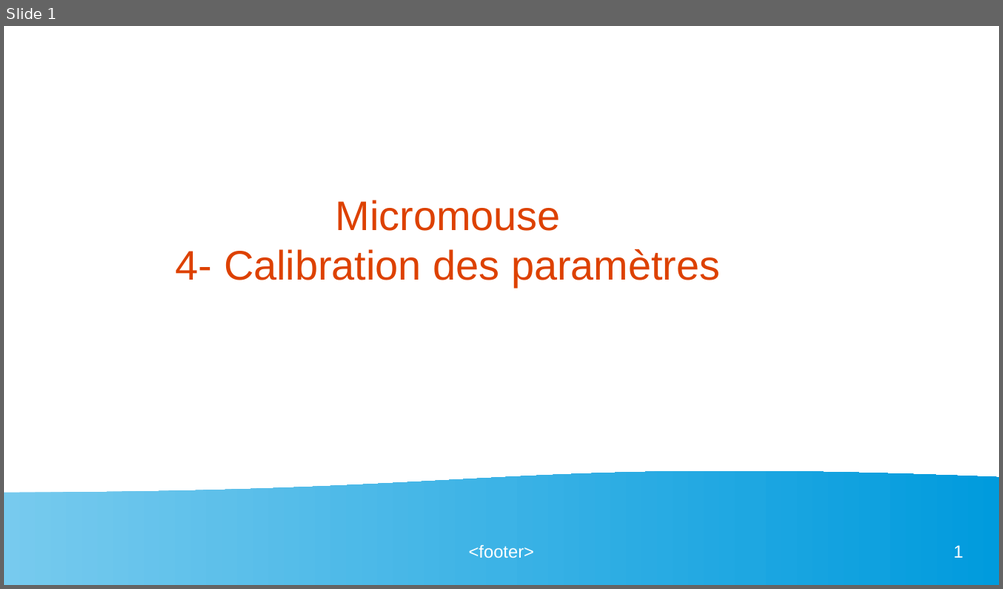
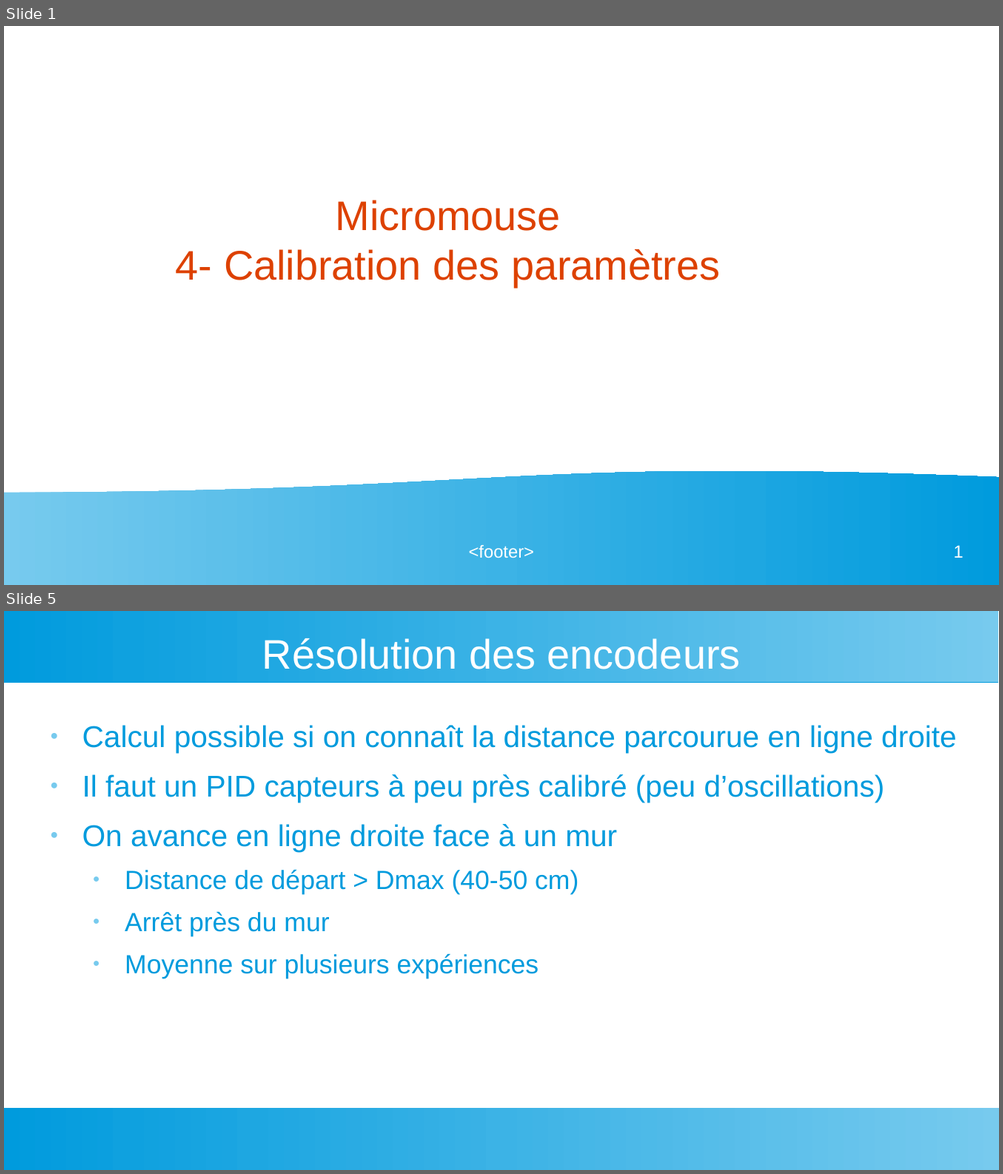
Before and after one commit to LaFabrickMassy/Projet-Fablab, a slide deck: Robotique/Micromouse/Documents/Micromouse -4-Calibration paramètres.odp. Shown one above the other, each under a label of ours: slide 1 before the commit, slides 1 and 5 after it; the slides between them are not shown. The pictures are 1003x589 and 1003x1174 pixels, drawn with LibreOffice and Linux fonts; fonts in the diff are those of the drawing. Boxes give left, top, right and bottom in pixels: in the first picture for what was removed or moved away, otherwise in the second. Text is boxed around its words. In the diff, an @@ line names an element or a change of style, - is before the commit and + after.

```diff
--- a/Robotique/Micromouse/Documents/Micromouse -4-Calibration paramètres.odp
+++ b/Robotique/Micromouse/Documents/Micromouse -4-Calibration paramètres.odp
@@ slide 5 added at [4, 611, 999, 1170], background #FFFFFF @@
@@ rectangle added at [4, 611, 999, 682], fill gradient #77CAEE to #75C9EE to #73C9ED to #71C8ED to #6FC7ED to #6EC6ED @@
@@ title added at [262, 638, 740, 669], 33 pt, text #FFFFFF @@
+Résolution des encodeurs
@@ text added at [82, 725, 956, 979], 24 pt, text #009BDD @@
+● Calcul possible si on connaît la distance parcourue en ligne droite
+● Il faut un PID capteurs à peu près calibré (peu d’oscillations)
+● On avance en ligne droite face à un mur
+  ● Distance de départ > Dmax (40-50 cm)
+  ● Arrêt près du mur
+  ● Moyenne sur plusieurs expériences
@@ rectangle added at [4, 1108, 999, 1170], fill gradient #77CAEE to #75C9EE to #73C9ED to #71C8ED to #6FC7ED to #6EC6ED @@
```
Also in this commit, not shown: 2 slides changed, 1 other slide added, 27 other files.
